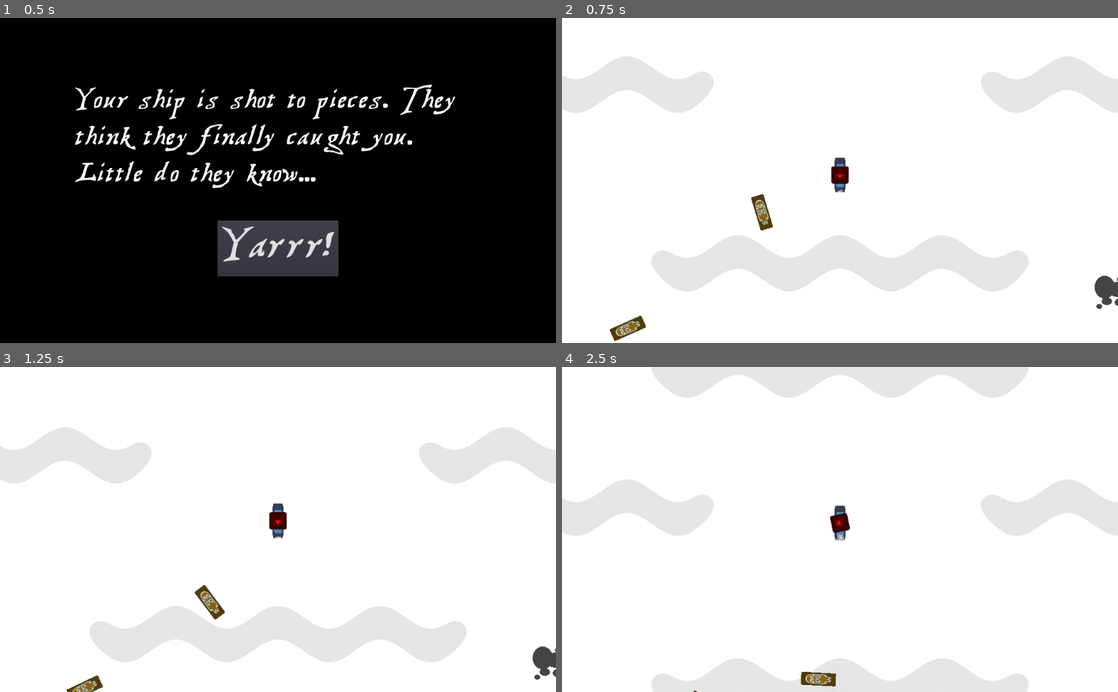
Above: before the commit, frames 1-4 (two rows, left to right).
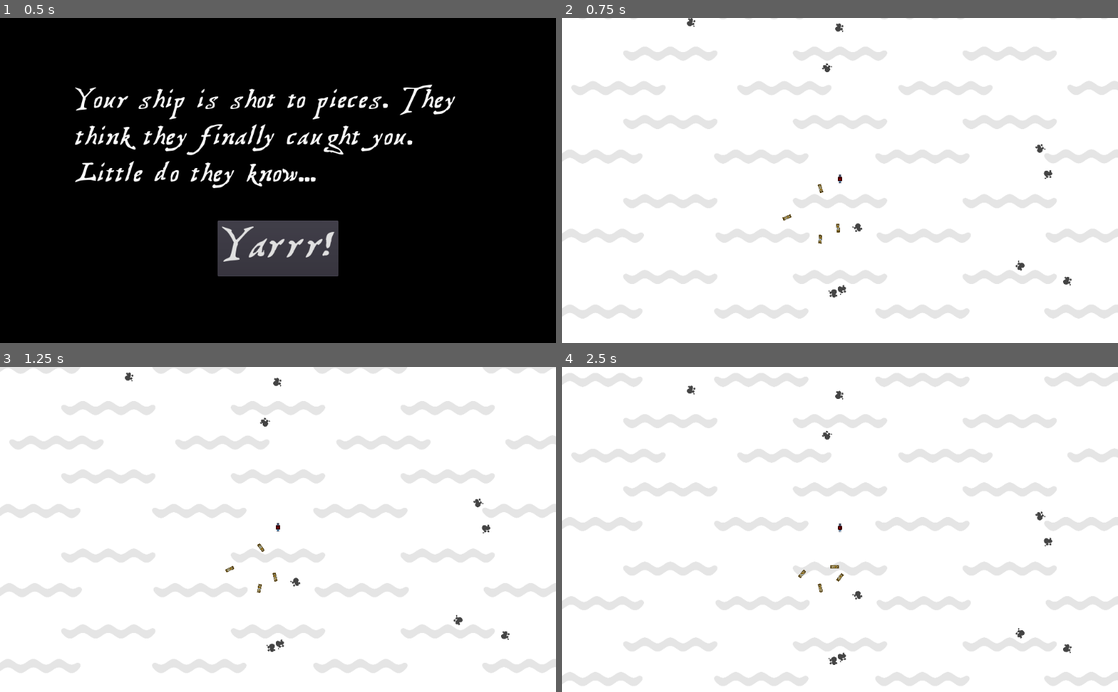
Above: after the commit, the same moments.

Repository: HedgeLizards/grappling
Game: Godot game, scene res://scenes/Menu.tscn
Two runs of this game, one before a commit and one after it. Both use one fixed random seed, a clock stepped at 60 frames per second and the inputs below. The engine's default icon, where the game draws it, is replaced by a stand-in: a white triangle on a blue panel in a dark square.
Inputs (mouse positions are in pixels of both pictures, inside the frame that each line leads up to):
- Up to frame 1 (0.5 s): no input
- Up to frame 2 (0.75 s): click "Yarrr!" at 0.5 s
- Up to frame 3 (1.25 s): no input
- Up to frame 4 (2.5 s): move the mouse to (962, 513) at 1.27 s; tap H (hunt) at 1.35 s; click (962, 513) at 1.42 s; move the mouse to (728, 545) at 2.02 s; tap I (idle) at 2.1 s; click (728, 545) at 2.17 s

Frame 1 is identical in both runs. In frame 2, 20% of the frame differs, in the area x 0-100%, y 0-100%; in frame 3, 20%; in frame 4, 22%.

Commit message:
rocks in sea

Diff:
--- a/scenes/Main.tscn
+++ b/scenes/Main.tscn
@@ -2,15 +2,18 @@
 
 [ext_resource path="res://scenes/Player.tscn" type="PackedScene" id=1]
 [ext_resource path="res://assets/sea.png" type="Texture" id=2]
-[ext_resource path="res://scenes/Rock.tscn" type="PackedScene" id=3]
 [ext_resource path="res://assets/AMB_Atmosphere.ogg" type="AudioStream" id=4]
 [ext_resource path="res://scenes/Ship.tscn" type="PackedScene" id=5]
 [ext_resource path="res://scenes/Hook.tscn" type="PackedScene" id=6]
 [ext_resource path="res://assets/MUS_MAIN.ogg" type="AudioStream" id=7]
+[ext_resource path="res://scripts/Environment.gd" type="Script" id=8]
 
 [node name="Main" type="Node2D"]
 
-[node name="TextureRect" type="TextureRect" parent="."]
+[node name="Environment" type="Node2D" parent="."]
+script = ExtResource( 8 )
+
+[node name="Sea" type="TextureRect" parent="Environment"]
 margin_left = -5000.0
 margin_top = -5000.0
 margin_right = 5000.0
@@ -23,12 +26,10 @@
 
 [node name="Camera2D" type="Camera2D" parent="Player"]
 current = true
+zoom = Vector2( 4, 4 )
 smoothing_enabled = true
 
 [node name="Hook" parent="." instance=ExtResource( 6 )]
-
-[node name="Rock" parent="." instance=ExtResource( 3 )]
-position = Vector2( 500, 200 )
 
 [node name="Ship" parent="." instance=ExtResource( 5 )]
 position = Vector2( -146, 441 )
--- a/scripts/Bullet.gd
+++ b/scripts/Bullet.gd
@@ -16,6 +16,7 @@
 
 
 func _on_Bullet_body_entered(body):
-	player.health -= DAMAGE
-	player.detach(self)
-	queue_free()
+	if body == player:
+		player.health -= DAMAGE
+		player.detach(self)
+		queue_free()
--- /dev/null
+++ b/scripts/Environment.gd
@@ -0,0 +1,23 @@
+extends Node2D
+
+
+# Declare member variables here. Examples:
+# var a = 2
+export var nrocks = 100
+
+const Rocks = [preload("res://scenes/Rock.tscn")]
+
+# Called when the node enters the scene tree for the first time.
+func _ready():
+	for i in range(nrocks):
+		var rock = Rocks[i%len(Rocks)].instance()
+		rock.position.x = rand_range($Sea.margin_left, $Sea.margin_right)
+		rock.position.y = rand_range($Sea.margin_top, $Sea.margin_bottom)
+		rock.rotation = rand_range(-PI, PI)
+		add_child(rock)
+
+
+
+# Called every frame. 'delta' is the elapsed time since the previous frame.
+#func _process(delta):
+#	pass
